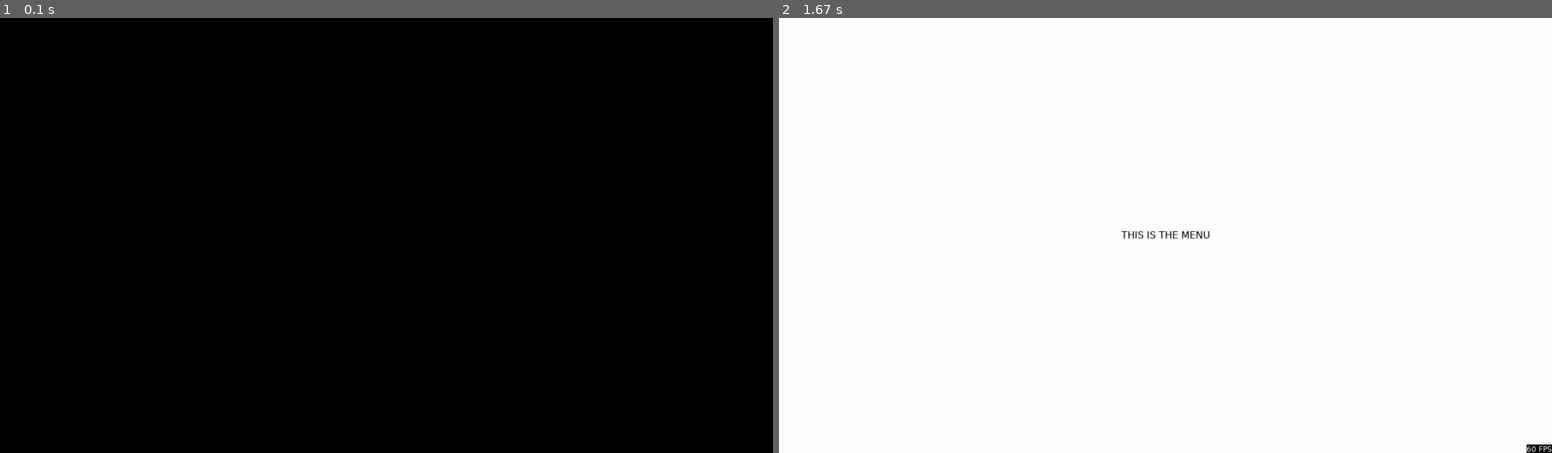
Above: before the commit, frames 1-2 (left to right).
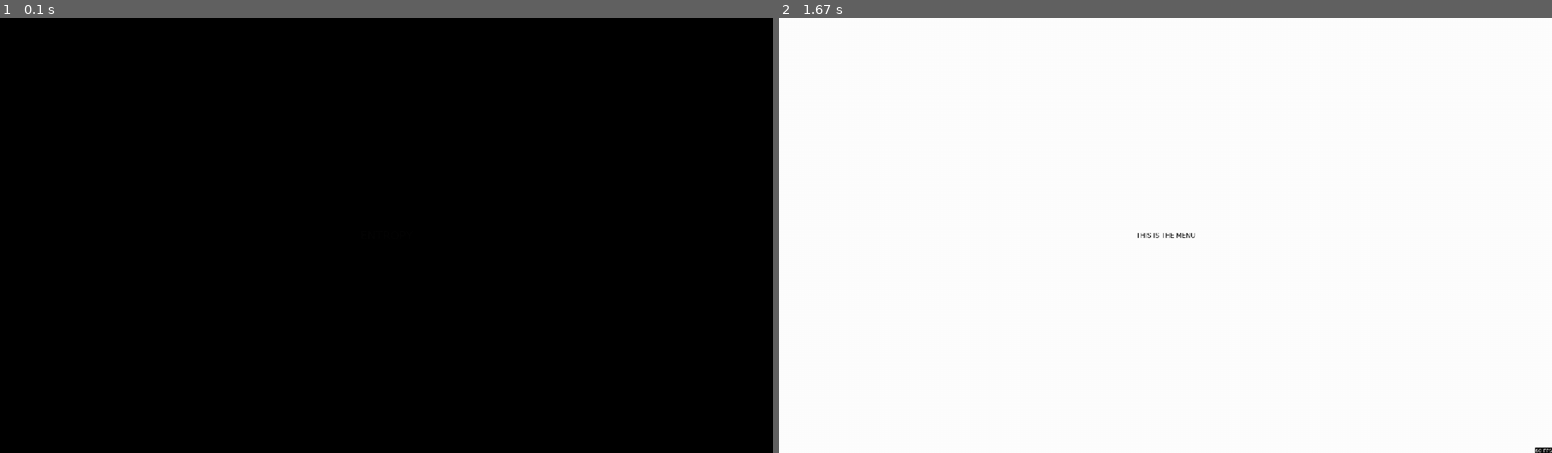
Above: after the commit, the same moments.

Repository: u8slvn/entropy
Game: pygame game, started from demo/demo.py
Two runs of this game, one before a commit and one after it. Both use one fixed random seed, a clock stepped at 60 frames per second and the inputs below.
Inputs:
- Up to frame 1 (0.1 s): no input
- Up to frame 2 (1.67 s): hold F5 0.33-0.8 s

The runs differ from the first frame. In frame 2, 0.2% of the frame differs, in the area x 44-100%, y 49-100%.

Commit message:
refactor: work on architecture

Diff:
--- a/demo/demo.py
+++ b/demo/demo.py
@@ -1,5 +1,5 @@
-from entropy import Game
+from entropy import create_game
 
 
-demo = Game(title="Demo")
+demo = create_game(title="Demo")
 demo.start()
--- a/entropy/__init__.py
+++ b/entropy/__init__.py
@@ -1,4 +1,32 @@
-from entropy.game import Game
+from collections import OrderedDict
+
+import pygame
+
+from entropy.misc.game import Game
+from entropy.misc.window import FullScreenResolution, Monitor, Resolution
+from entropy.states.menu import Menu
+from entropy.states.splash import Splash
 
 
-__all__ = ["Game"]
+def create_game(title: str) -> Game:
+    pygame.init()
+    monitor = Monitor()
+    game = Game(title=title, monitor=monitor)
+
+    resolutions = OrderedDict(
+        {
+            "SD": Resolution(width=720, height=480),
+            "SHD": Resolution(width=1280, height=720),
+            "FHD": Resolution(width=1920, height=1080),
+            "FULLSCREEN": FullScreenResolution(monitor=monitor),
+        }
+    )
+    game.setup_resolution(resolutions=resolutions, default_resolution="FULLSCREEN")
+
+    states = {
+        "SPLASH": Splash(game=game),
+        "MENU": Menu(game=game),
+    }
+    game.setup_states(states=states, default_state="SPLASH")
+
+    return game
--- a/entropy/components/fps.py
+++ b/entropy/components/fps.py
@@ -6,10 +6,9 @@
 
 
 class FPS:
-    def __init__(self, value: float) -> None:
-        self.value = value
+    def __init__(self, clock) -> None:
+        self.clock = clock
         self.font = pygame.font.SysFont("Verdana", 12)
-        self.clock = pygame.time.Clock()
         self.visible = False
         self.format = "{fps} FPS"
         self.text = self._build_text()
@@ -22,9 +21,6 @@
         if key == pygame.K_F5:
             self.visible = not self.visible
 
-    def tick(self) -> None:
-        self.clock.tick(self.value)
-
     def update(self) -> None:
         if self.visible:
             self.text = self._build_text()
--- a/entropy/game.py
+++ /dev/null
@@ -1,70 +0,0 @@
-from __future__ import annotations
-
-from sys import exit
-from typing import TYPE_CHECKING, Type
-
-import pygame
-
-from entropy.components.fps import FPS
-from entropy.display import FullScreenResolution, Monitor, Resolution, Screen
-from entropy.states.splash import Splash
-
-
-if TYPE_CHECKING:
-    from entropy.states import State
-
-pygame.init()
-
-MONITOR = Monitor()
-
-SD = Resolution(width=720, height=480)
-SHD = Resolution(width=1280, height=720)
-FHD = Resolution(width=1920, height=1080)
-FULLSCREEN = FullScreenResolution(monitor=MONITOR)
-
-RESOLUTIONS = [SD, SHD, FHD, FULLSCREEN]
-
-
-class Game:
-    def __init__(self, title: str) -> None:
-        self.title = title
-        self.running = False
-        self.fps = FPS(60.0)
-        self.screen = Screen(resolution=SHD)
-        self.state = Splash(game=self)
-
-        pygame.display.set_caption(title=self.title)
-
-    def transition_to(self, state: Type[State]):
-        self.state.teardown()
-        self.state = state(self)
-
-    def process_events(self) -> None:
-        for event in pygame.event.get():
-            if event.type == pygame.QUIT:
-                self.running = False
-            elif event.type == pygame.KEYUP:
-                self.fps.toggle(key=event.key)
-
-            self.state.process_event(event=event)
-
-    def update(self):
-        self.state.update()
-        self.fps.update()
-
-    def render(self):
-        self.state.draw(self.screen.display)
-        self.fps.render(self.screen.display)
-        pygame.display.update()
-        self.fps.tick()
-
-    def start(self) -> None:
-        self.running = True
-
-        while self.running:
-            self.process_events()
-            self.update()
-            self.render()
-
-        pygame.quit()
-        exit()
--- /dev/null
+++ b/entropy/misc/game.py
@@ -0,0 +1,69 @@
+from __future__ import annotations
+
+from sys import exit
+from typing import TYPE_CHECKING
+
+import pygame
+
+from entropy.components.fps import FPS
+from entropy.misc.window import Monitor, Resolution, Window
+
+
+if TYPE_CHECKING:
+    from entropy.states import State
+
+
+class Game:
+    def __init__(self, title: str, monitor: Monitor) -> None:
+        self.window = Window(title=title, resolution=Resolution(1280, 720), fps=60)
+        self.display = pygame.Surface((1920, 1080))
+        self.monitor = monitor
+        self.running = False
+        self.states: dict[str, State] = {}
+        self.state: State | None = None
+        self.resolutions = dict[str, Resolution]
+        self.fps = FPS(self.window.clock)
+
+    def setup_states(
+        self, states: dict[str, State], default_state: str = "SPLASH"
+    ) -> None:
+        self.states = states
+        self.state = self.states[default_state]
+
+    def setup_resolution(
+        self, resolutions: dict[str, Resolution], default_resolution: str
+    ) -> None:
+        self.resolutions = resolutions
+
+    def transition_to(self, state: str) -> None:
+        self.state.teardown()
+        self.state = self.states[state]
+
+    def process_events(self) -> None:
+        for event in pygame.event.get():
+            if event.type == pygame.QUIT:
+                self.running = False
+            elif event.type == pygame.KEYUP:
+                self.fps.toggle(key=event.key)
+
+            self.state.process_event(event=event)
+
+    def update(self):
+        self.state.update()
+        self.fps.update()
+
+    def render(self):
+        self.state.render(self.display)
+        self.fps.render(self.display)
+        self.window.process(self.display)
+
+    def start(self) -> None:
+        self.running = True
+
+        while self.running:
+            self.process_events()
+            self.update()
+            self.render()
+
+        pygame.quit()
+        exit()
--- a/entropy/display.py
+++ b/entropy/misc/window.py
@@ -1,6 +1,8 @@
 from __future__ import annotations
 
 import pygame
+
+from entropy.colors import BLACK
 
 
 class Monitor:
@@ -13,6 +15,7 @@
     def __init__(self, width: int, height: int) -> None:
         self.width = width
         self.height = height
+        self.flags = 0
 
     @property
     def size(self) -> tuple[int, int]:
@@ -25,12 +28,24 @@
 class FullScreenResolution(Resolution):
     def __init__(self, monitor: Monitor):
         super().__init__(width=monitor.info.current_w, height=monitor.info.current_h)
+        self.flags = pygame.FULLSCREEN
 
     def __str__(self):
         return "Fullscreen"
 
 
-class Screen:
-    def __init__(self, resolution: Resolution):
-        self.resolution = resolution
-        self.display = pygame.display.set_mode(self.resolution.size)
+class Window:
+    def __init__(self, resolution: Resolution, title: str, fps: float) -> None:
+        self.fps = fps
+        self.screen = pygame.display.set_mode(resolution.size, resolution.flags)
+        self.clock = pygame.time.Clock()
+        pygame.display.set_caption(title=title)
+
+    def process(self, display: pygame.Surface):
+        self.screen.fill(BLACK)
+
+        self.screen.blit(
+            pygame.transform.scale(display, self.screen.get_size()), (0, 0)
+        )
+        pygame.display.flip()
+        self.clock.tick(self.fps)
--- a/entropy/states/__init__.py
+++ b/entropy/states/__init__.py
@@ -27,7 +27,7 @@
         ...
 
     @abstractmethod
-    def draw(self, display) -> None:
+    def render(self, display) -> None:
         ...
 
     @abstractmethod
--- a/entropy/states/menu.py
+++ b/entropy/states/menu.py
@@ -29,7 +29,7 @@
     def update(self) -> None:
         pass
 
-    def draw(self, display) -> None:
+    def render(self, display) -> None:
         display.fill(WHITE)
         pos_x = (display.get_width() - self.text.get_width()) / 2
         pos_y = (display.get_height() - self.text.get_height()) / 2
--- a/entropy/states/splash.py
+++ b/entropy/states/splash.py
@@ -6,7 +6,6 @@
 
 from entropy.colors import BLACK, WHITE
 from entropy.states import State
-from entropy.states.menu import Menu
 
 
 if TYPE_CHECKING:
@@ -34,16 +33,18 @@
 
     def process_event(self, event: pygame.event.Event) -> None:
         if event.type == pygame.KEYUP or self.countdown == 0:
-            self.game.transition_to(Menu)
+            self.game.transition_to("MENU")
         elif event.type == self.countdown_event:
             self.countdown -= 1
 
     def update(self) -> None:
-        self.alpha = min(round((self.alpha + self.alpha_rate) / 3), 255)
-        print(self.alpha)
+        if self.countdown < 5:
+            self.alpha = max(self.alpha - self.alpha_rate, 0)
+        else:
+            self.alpha = min(self.alpha + self.alpha_rate, 255)
         self.text.set_alpha(self.alpha)
 
-    def draw(self, display) -> None:
+    def render(self, display) -> None:
         display.fill(BLACK)
         pos_x = (display.get_width() - self.text.get_width()) / 2
         pos_y = (display.get_height() - self.text.get_height()) / 2
@@ -51,4 +52,4 @@
 
     def teardown(self) -> None:
         self.alpha = 0
-        self.countdown = 15
+        self.countdown = 10
Empty file added: entropy/misc/__init__.py
Empty file added: entropy/utils/__init__.py
